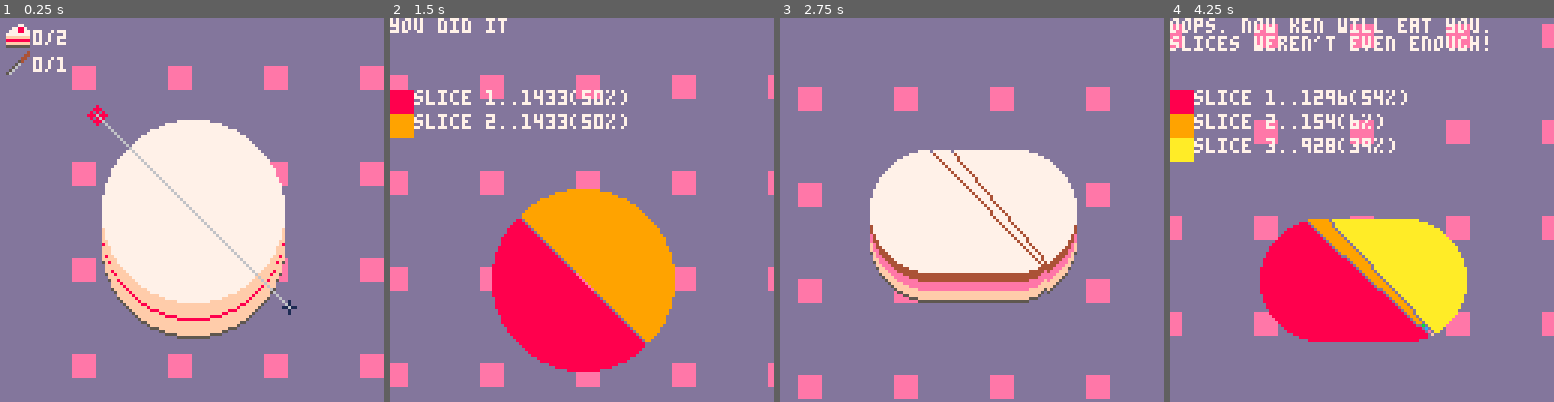
Above: before the commit, frames 1-4 (left to right).
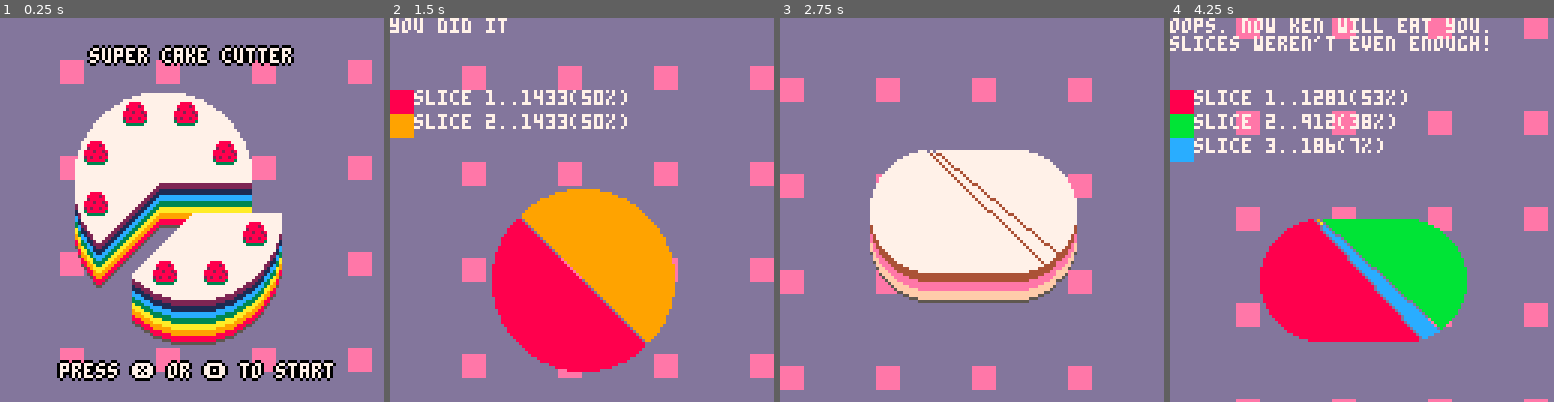
Above: after the commit, the same moments.

Repository: m-r-hunt/Pico-8-Carts
Game: PICO-8 cartridge cakecut.p8
The game is run twice, just before and just after one commit, with the same random seed, the same clock (stepped at 60 frames per second) and the same inputs.
Inputs (mouse positions are in pixels of both pictures, inside the frame that each line leads up to):
- Up to frame 1 (0.25 s): no input
- Up to frame 2 (1.5 s): tap X (X key) at 0.33, 1.07 s; click (670, 121) at 0.67 s; tap O (Z key) at 0.7 s; click (436, 267) at 1.22 s
- Up to frame 3 (2.75 s): hold Right 1.6-2.1 s; tap O (Z key) at 1.7, 2.1, 2.5 s; click (887, 114) at 1.77 s; tap X (X key) at 1.85 s; hold Up 2.15-2.42 s; click (952, 259) at 2.32 s; hold Right from 2.47 s (still down)
- Up to frame 4 (4.25 s): click (1404, 106) at 2.87 s; tap O (Z key) every 0.4 s from 2.9 to 4.1 s; tap X (X key) at 2.97, 4.08 s; release Right at 3.03 s; hold Left 3.08-3.58 s; click (1465, 256) at 3.42 s; hold Down 3.63-3.97 s; click (1231, 102) at 3.97 s; hold Right from 4.02 s (still down)

The runs differ from the first frame. In frame 1, 29% of the frame differs, in the area x 1-100%, y 1-95%; in frame 2, 8.8%; in frame 3, 9.2%; in frame 4, 17%.

Commit message:
Add title screen.

Diff:
--- a/cakecut.p8
+++ b/cakecut.p8
@@ -10,7 +10,10 @@
 function _init()
  poke(0x5f34, 1)
  menuitem(1,"toggle debug", function() debug=not debug end)
- change_mode("level")
+ change_mode("title")
+
+ --temp level design mouse
+ poke(0x5f2d,1)
 end
 
 -- change mode should be reentrant if called from init
@@ -165,6 +168,9 @@
  color(7)
  fillp(0)
  debug_print_slices()
+ -- temp level design mouse
+ print("\n"..stat(32)..","..stat(33))
+ spr(11,stat(32)-3,stat(33)-3)
 end
 
 --debug=true
@@ -265,6 +271,33 @@
   for s=1,#strawbs do
    pset(strawbs[s][1],strawbs[s][2]+y,3)
   end
+ end
+end
+
+function title_init()
+ next_level()
+end
+
+function print_bolded(s,x,y)
+ print(s,x-1,y,0)
+ print(s,x+1,y,0)
+ print(s,x,y-1,0)
+ print(s,x,y+1,0)
+ print(s,x,y,7)
+end
+
+function title_draw()
+ cls()
+ draw_bg()
+ draw_cake()
+ print_bolded("super cake cutter",30,10)
+ print_bolded("press ❎ or 🅾️ to start",20,115)
+end
+
+function title_update()
+ update_bg()
+ if btnp(4) or btnp(5) then
+  change_mode("level")
  end
 end
 
@@ -367,7 +400,36 @@
 
 leveln=0
 
+l1_strawbs={}
+for i=1,5 do
+ local ang=i*1/8-1/16
+ add(l1_strawbs,{54+23*cos(ang),54+23*sin(ang)})
+end
+for i=6,8 do
+ local ang=i*1/8-1/16
+ add(l1_strawbs,{64+23*cos(ang),64+23*sin(ang)})
+end
+
 levels={
+ {
+  function()
+   for x=cakex,cakex+cakesize do
+    for y=cakey,cakey+cakesize do
+     if abs(x-54)^2+abs(y-54)^2<30^2 and atan2(x-54,y-54)<0.625 then
+      pset(x,y,7)
+     end
+
+     if abs(x-64)^2+abs(y-64)^2<30^2 and atan2(x-65,y-64)>=0.625 then
+      pset(x,y,7)
+     end
+    end
+   end
+  end,
+  1,
+  2,
+  {5,8,8,9,9,10,10,3,3,12,12,1,1,2,2},
+  l1_strawbs,
+ },
  {
   function() circfill(64,64,30,7) end,
   1,
@@ -399,6 +461,11 @@
 -- mode definitions
 
 modes={
+ title={
+  init=title_init,
+  update=title_update,
+  draw=title_draw,
+ },
  level={
   init=next_level,
   update=update,
